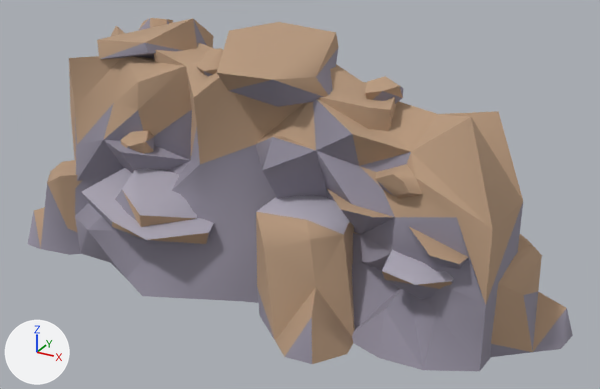
What one commit did to the glTF model example_game/world/props/rubble-large.prop/model.glb.
Rendered twice from a 50 mm camera at (3.73, -6.18, 4.03) aimed at (0.31, 0.03, 0.93). The lights are fixed; the arrows at lower left show +X, +Y and +Z. The picture after the commit comes second. Vertices at exactly the same position are counted once.

The first picture shows 'model'.
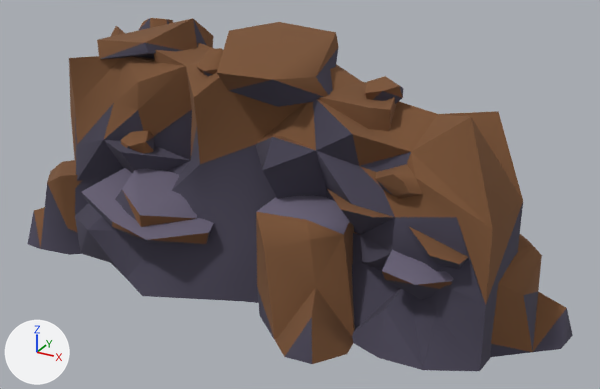
Where the change shows, as pixel boxes (x1, y1, x2, y2) in the pictures (600 x 389 px):
part 1 of me_model, recoloured (darker): (28, 18, 573, 371) in both
part 2 of me_model, recoloured (beige to brown): (34, 18, 566, 364) in both

The change, as a diff of the scene's bpy script:
```diff
--- a/example_game/world/props/rubble-large.prop/model.glb.py
+++ b/example_game/world/props/rubble-large.prop/model.glb.py
@@ me_model @@
 me_model.from_pydata(...)  # 460 vertices, 788 faces; spans x -2.85..2.85, y -1.11..1.11, z -0.02..2.43
 # used by ob_model
+# me_model part 1: 424 faces centred in x -2.8..2.8, y -1.07..1.08, z 0.04..2.32 are repainted in the vertex colours; the middle colour goes from grey #938e9d to greyish purple #494556
+# me_model part 2: 364 faces centred in x -2.63..2.63, y -1.02..1.03, z 0.11..2.41 are repainted in the vertex colours; the middle colour goes from beige #b89a7f to brown #7a5335
 me_model.materials.append(mat_style)
```
